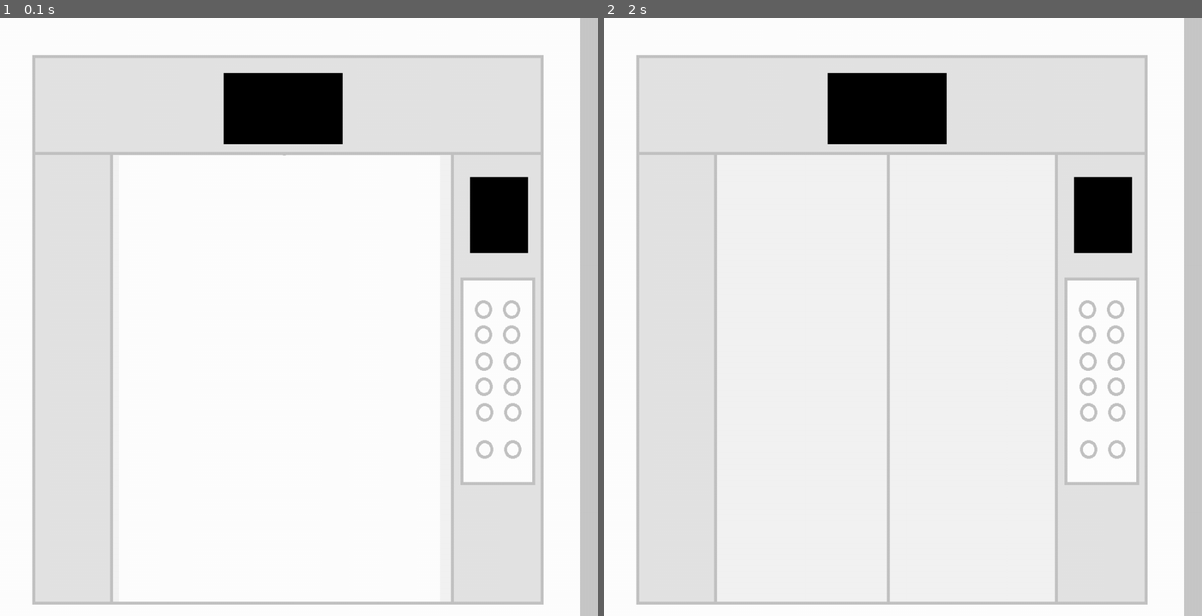
Above: before the commit, frames 1-2 (left to right).
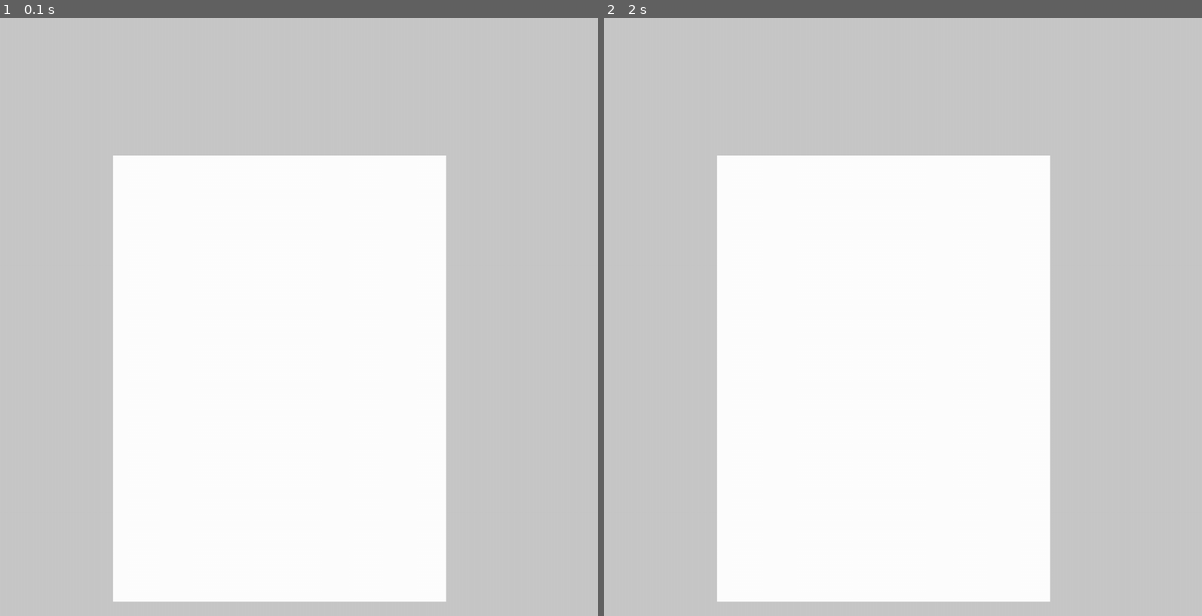
Above: after the commit, the same moments.

Repository: Minniemu/Intel-OpenVino
Game: pygame game, started from Pygame_UI/door_close_with_elevator.py
Two runs of this game, one before a commit and one after it. Both use one fixed random seed, a clock stepped at 60 frames per second and the inputs below.
Inputs:
- Up to frame 1 (0.1 s): no input
- Up to frame 2 (2 s): no input

The runs differ from the first frame. In frame 1, 51% of the frame differs, in the area x 0-97%, y 0-100%; in frame 2, 52%.

Commit message:
20211210

Diff:
--- a/Pygame_UI/door_close_with_elevator.py
+++ b/Pygame_UI/door_close_with_elevator.py
@@ -31,9 +31,9 @@
 clock = pygame.time.Clock()
 
 #load image
-elevator = pygame.image.load('image/ele.png')
-elevator.convert()
-screen.blit(elevator, (0,0))
+# elevator = pygame.image.load('ele.png')
+# elevator.convert()
+# screen.blit(elevator, (0,0))
 
 # set rectangle: Rect(left, top, width, height)
 door_1 = pygame.Rect(width, barSize, 562, height)
@@ -42,7 +42,7 @@
 
 while running:
     clock.tick(60) # 60 exe/secs
-    screen.blit(elevator, (0,0))
+    # screen.blit(elevator, (0,0))
     for event in pygame.event.get():
         if event.type == QUIT:
             running = False
--- a/Pygame_UI/door_open_with_elevator-keyboard.py
+++ b/Pygame_UI/door_open_with_elevator-keyboard.py
@@ -1,13 +1,16 @@
+from time import time
 import pygame
 from pygame import image
 from pygame.locals import QUIT
 import keyboard
+import time
 width = 800
 height = 746.5
 barSize = 150
 doorSize = 400
 del_x = 5
 
+#Color RGB
 color_bg = (0, 0, 0)
 color_white = (255, 255, 255)
 color_lightGray = (200, 200, 200)
@@ -15,19 +18,33 @@
 color_red = (255,0,0)
 
 running = True
-
+# set rectangle: Rect(left, top, width, height)
+door_1 = pygame.Rect(width, barSize, 0, height)
+door_1_x ,door_1_y = (470,603)
+door_1.center = (door_1_x, door_1_y)
 # Elevator State
 
 # global curr_floor, up_down, floor_state, floor_x, floor_y
-floor_x, floor_y = (1050,105)
+floor_x = 1050
+floor_y = 105
 curr_floor = 1
 up_down = 'up'
+status = {'o':False, 'c':False, '1':True, '2':False, '3':False, '4':False, '5':True, '6':False, '7':False, '8':False, '9':False, '10':False}
 floor_state = [0 for i in range(11)]
 # Traverse Status Dictionary
-def traverse(status, floor):
+def traverse():
+    #load image
+    screen.fill(color_white)
+    elevator = pygame.image.load('D:\Intel-OpenVino\Pygame_UI\elevator_1.png')
+    elevator.convert()
+    screen.blit(elevator, (0,0))
+    #Word
     font = pygame.font.Font('freesansbold.ttf', 32)
-    global floor_x , floor_y
-
+    x = 1050
+    y = 165
+    text = font.render('Input Floor', True, color_bg)
+    pygame.draw.rect(screen, color_bg,[990, 90, 300, 60], 5)
+    screen.blit(text, (floor_x, floor_y))
     for k in status:
         # print('key = '+k+ ',value = '+str(status[k]))
         if k != 'o' and k != 'c':
@@ -39,50 +56,67 @@
         for i in range(1,11):
             if floor_state[i] == 1:
                 temp = font.render(str(i), True,color_bg)
-                screen.blit(temp, (floor_x+ 80, floor_y) )
-                floor_y += 40
+                screen.blit(temp, (x+ 80, y) )
+                y += 40
     else :
         for i in range(10,0,-1):
             if floor_state[i] == 1:
                 temp = font.render(str(i), True,color_bg)
-                screen.blit(temp, (floor_x+ 80, floor_y) )
-                floor_y += 40
+                screen.blit(temp, (x+ 80, y) )
+                y += 40
 
 # Panel Control
 def panel_control():
     if up_down == 'up':
         for i in range(curr_floor,11):
+            traverse()
+            font = pygame.font.Font('freesansbold.ttf', 64)
+            temp = font.render(str(i), True, color_red)
+            screen.blit(temp, (460, 120) )
+            pygame.display.update()
+            clock.tick(10)
+            time.sleep(1)
             if floor_state[i] == 1:
-                font = pygame.font.Font('freesansbold.ttf', 64)
-                temp = font.render(str(i), True, color_red)
-                screen.blit(temp, (460, 120) )
-                break
+                Open_Close(i)
+                status[str(i)] = False
+
+
 # Scheduling function
 def input_floor(screen, status):
-    global floor_x, floor_y
-    font = pygame.font.Font('freesansbold.ttf', 32)
-    text = font.render('Input Floor', True, color_bg)
-    pygame.draw.rect(screen, color_bg,[990, 90, 300, 60], 5)
-    screen.blit(text, (floor_x, floor_y))
-    floor_y += 60
-    traverse(status, (floor_x, floor_y ))
+    traverse()
     panel_control()
+
 # Door Open and Close
-def Open_Close():
-    if switch == 'open':
-        if door_1.w <= 562:
-            screen.blit(elevator, (0,0))
-            door_1.center = (door_1_x, door_1_y)
-            door_1.w += del_x
-            pygame.draw.rect(screen, color_white, door_1)
-            pygame.display.update()
-    elif switch == 'close':
-        if door_1.w >= 0:
-            screen.blit(elevator, (0,0))
-            door_1.center = (door_1_x, door_1_y)
-            door_1.w -= del_x
-            pygame.draw.rect(screen, color_white, door_1)
-            pygame.display.update()
+def Open_Close(floor):
+    # Panel Floor Number
+    font = pygame.font.Font('freesansbold.ttf', 64)
+    temp = font.render(str(floor), True, color_red)
+    # Open Door
+    while door_1.w <= 562:
+        screen.blit(temp, (460, 120) )
+        pygame.display.update()
+        screen.blit(elevator, (0,0))
+        door_1.center = (door_1_x, door_1_y)
+        door_1.w += del_x
+        pygame.draw.rect(screen, color_white, door_1)
+        clock.tick(30)
+        pygame.display.update()
+    screen.blit(temp, (460, 120) )
+    pygame.display.update()
+    time.sleep(1)
+    # Close Door
+    while door_1.w >= 0:
+        screen.blit(temp, (460, 120) )
+        pygame.display.update()
+        screen.blit(elevator, (0,0))
+        door_1.center = (door_1_x, door_1_y)
+        door_1.w -= del_x
+        pygame.draw.rect(screen, color_white, door_1)
+        clock.tick(30)
+        pygame.display.update()
+    screen.blit(temp, (460, 120) )
+    pygame.display.update()
+    time.sleep(1)
 
 if __name__ == '__main__':
     # initialize
@@ -101,18 +135,14 @@
     clock = pygame.time.Clock()
 
     #load image
-    elevator = pygame.image.load('./image/ele.png')
+    elevator = pygame.image.load('D:\Intel-OpenVino\Pygame_UI\elevator_1.png')
     elevator.convert()
     screen.blit(elevator, (0,0))
 
-    # set rectangle: Rect(left, top, width, height)
-    door_1 = pygame.Rect(width, barSize, 0, height)
-    door_1_x ,door_1_y = (470,603)
-    door_1.center = (door_1_x, door_1_y)
+
     # pygame.display.update()
     switch = 'idle'
-    global status
-    status = {'o':False, 'c':False, '1':False, '2':True, '3':False, '4':True, '5':False, '6':False, '7':False, '8':False, '9':True, '10':False}
+
     input_floor(screen, status)
 
     while running:
@@ -125,5 +155,6 @@
         elif keyboard.is_pressed('c'):
             switch = 'close'
         # set door
-        Open_Close()
+        input_floor(screen, status)
+
         pygame.display.update()
